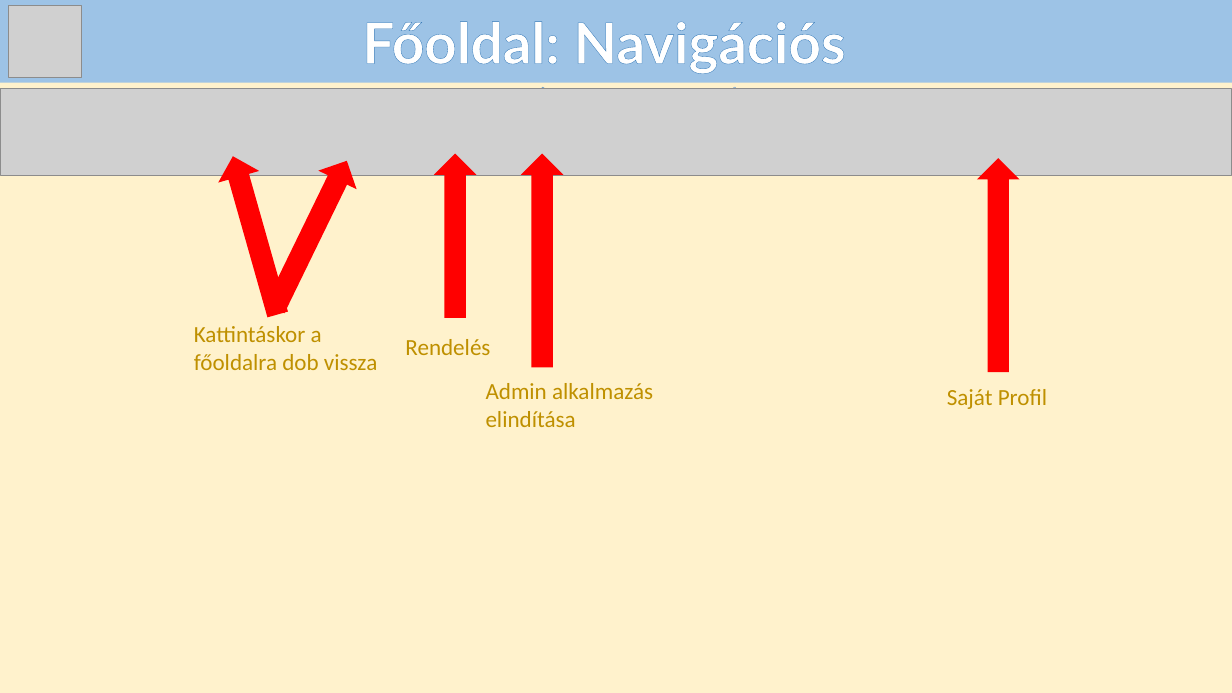
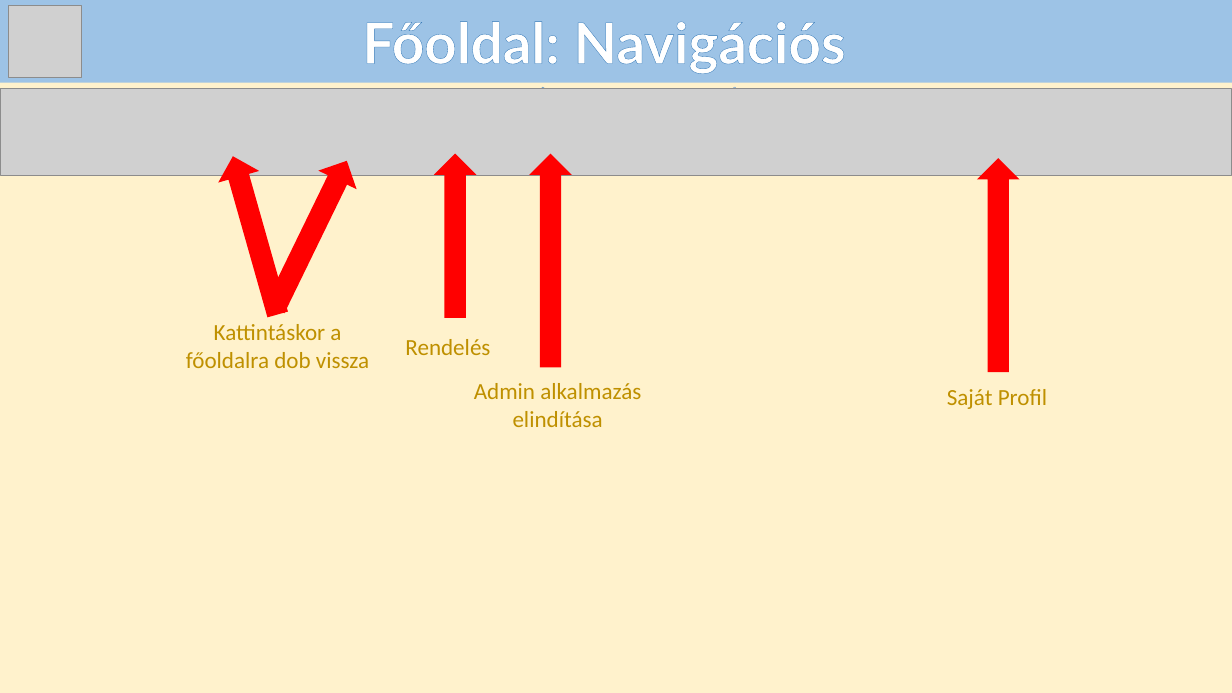
Before and after one commit to Andras-12c/Dozsa-Csarda, a slide deck: slide 8 of DózsaCsárda_PA_FB_PG.pptx. Drawn at 1232x693 pixels with LibreOffice and Linux fonts; fonts in the diff are those of the drawing; grey boxes stand for pictures. Boxes give left, top, right and bottom in pixels: in the first picture for what was removed or moved away, otherwise in the second. Text is boxed around its words. In the diff, an @@ line names an element or a change of style, - is before the commit and + after.

```diff
--- a/DózsaCsárda_PA_FB_PG.pptx
+++ b/DózsaCsárda_PA_FB_PG.pptx
@@ up arrow: place and size @@
-up arrow at <box>521,153,564,367</box>
+up arrow at <box>530,153,572,367</box>
@@ text "Kattintáskor a főoldalra dob vissza" at <box>186,324,369,368</box>: alignment left to centre @@
@@ text "Kattintáskor a főoldalra dob vissza": place and size @@
-text "Kattintáskor a főoldalra dob vissza" at <box>194,326,377,370</box>
+text "Kattintáskor a főoldalra dob vissza" at <box>186,324,369,368</box>
@@ text "Admin alkalmazás elindítása": place and size @@
-text "Admin alkalmazás elindítása" at <box>486,383,653,427</box>
+text "Admin alkalmazás elindítása" at <box>474,383,641,427</box>
@@ text "Admin alkalmazás elindítása" at <box>474,383,641,427</box>: alignment left to centre @@
```
Also in this commit, not shown: 8 other slides changed.
